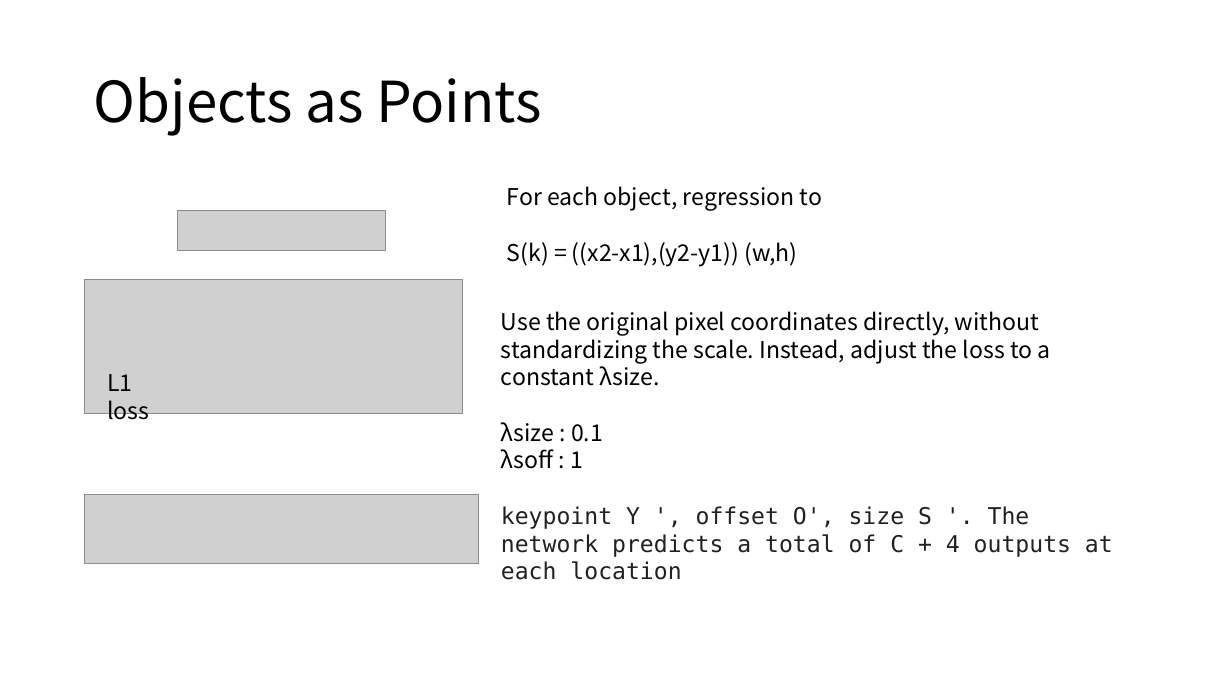
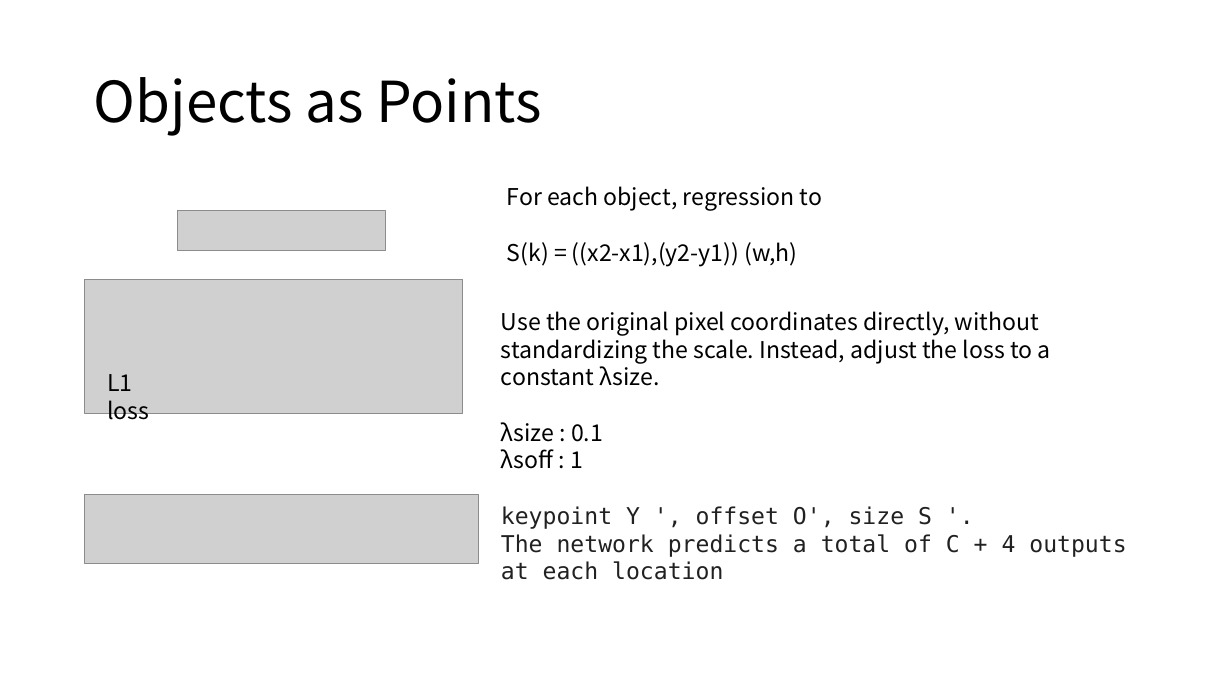
Before and after one commit to jjeamin/jjeamin.github.io, a slide deck: slide 12 of _posts/ppt/CenterNet.pptx. Drawn at 1232x693 pixels with LibreOffice and Linux fonts; fonts in the diff are those of the drawing; grey boxes stand for pictures. Boxes give left, top, right and bottom in pixels: in the first picture for what was removed or moved away, otherwise in the second. Text is boxed around its words. In the diff, an @@ line names an element or a change of style, - is before the commit and + after.

```diff
--- a/_posts/ppt/CenterNet.pptx
+++ b/_posts/ppt/CenterNet.pptx
@@ text at bbox=[501, 506, 1126, 580]: text changed @@
-keypoint Y ', offset O', size S '. The network predicts a total of C + 4 outputs at each location
+keypoint Y ', offset O', size S '.
+The network predicts a total of C + 4 outputs at each location
```
Also in this commit, not shown: 3 other slides changed.
